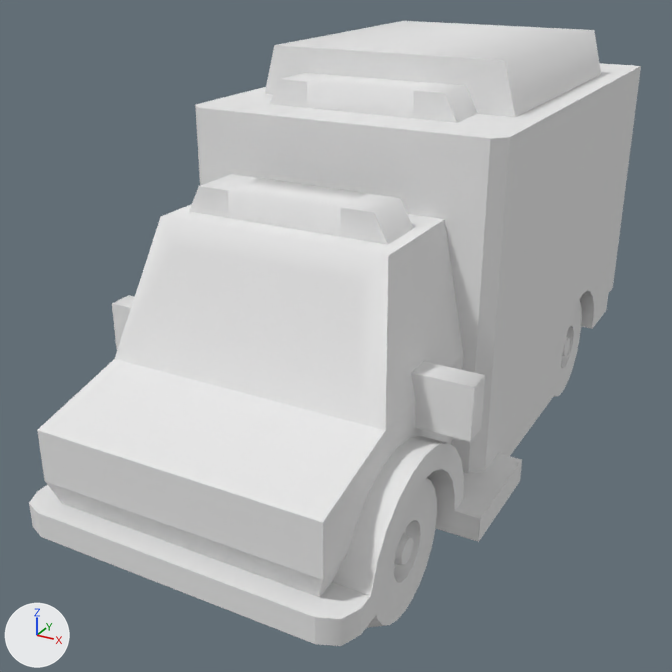
Renders of the OBJ model Assets/Assets/kenney_car-kit/Models/OBJ format/ambulance.obj from each side of a commit.
Before and after are seen from a 50 mm lens placed at (1.65, -3.42, 2.24), pointed at (-0.13, -0.18, 0.63). The axes (+X, +Y, +Z) are drawn at lower left. The lights are the same throughout. The first picture is the older version. Where no turn or scale is listed for an object, it has been applied to the vertices.

Objects in the first picture: 'ambulance'.
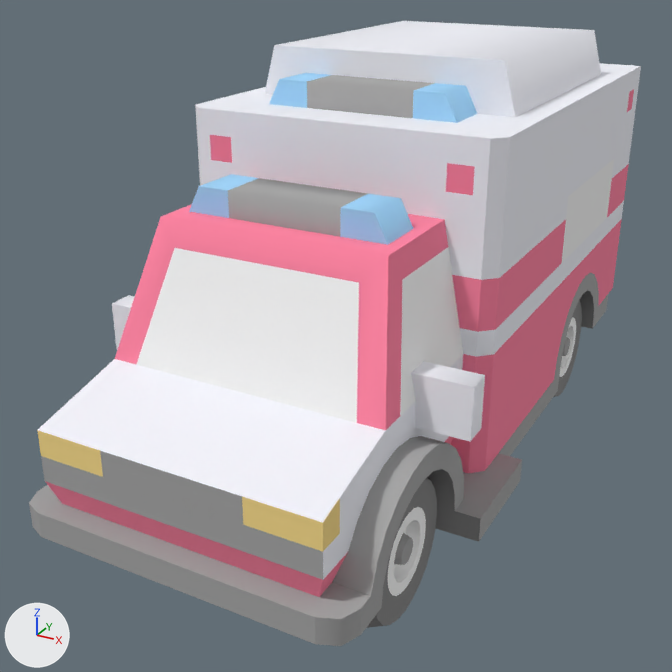
Where the change shows, as pixel boxes [x1, y1, x2, y2] in the pictures (672 x 672 px):
'ambulance', recoloured: [29, 21, 641, 646] in both

What changed in the scene script:
```text
Change mat_paintwhite:
    mat_paintwhite.base_color: (0.8, 0.8, 0.8) -> (0.898, 0.906, 0.969)  # white #e7e7e7 -> white #f3f4fb
Change mat_paintred:
    mat_paintred.base_color: (0.8, 0.8, 0.8) -> (1.0, 0.227, 0.36)  # white #e7e7e7 -> pink #ff83a2
Change mat_plastic:
    mat_plastic.base_color: (0.8, 0.8, 0.8) -> (0.376, 0.376, 0.376)  # white #e7e7e7 -> grey #a5a5a5
Change mat_cartire:
    mat_cartire.base_color: (0.8, 0.8, 0.8) -> (0.239, 0.239, 0.239)  # white #e7e7e7 -> grey #868686
Change mat_defaultmat:
    mat_defaultmat.base_color: (0.8, 0.8, 0.8) -> (1.0, 1.0, 1.0)  # white #e7e7e7 -> white #ffffff
Change mat_lightfront:
    mat_lightfront.base_color: (0.8, 0.8, 0.8) -> (0.961, 0.725, 0.259)  # white #e7e7e7 -> yellow #fbdd8b
Change mat_window:
    mat_window.base_color: (0.8, 0.8, 0.8) -> (0.937, 0.937, 0.937)  # white #e7e7e7 -> white #f8f8f8
Change mat_lightblue:
    mat_lightblue.base_color: (0.8, 0.8, 0.8) -> (0.357, 0.694, 1.0)  # white #e7e7e7 -> blue #a1d9ff
```
